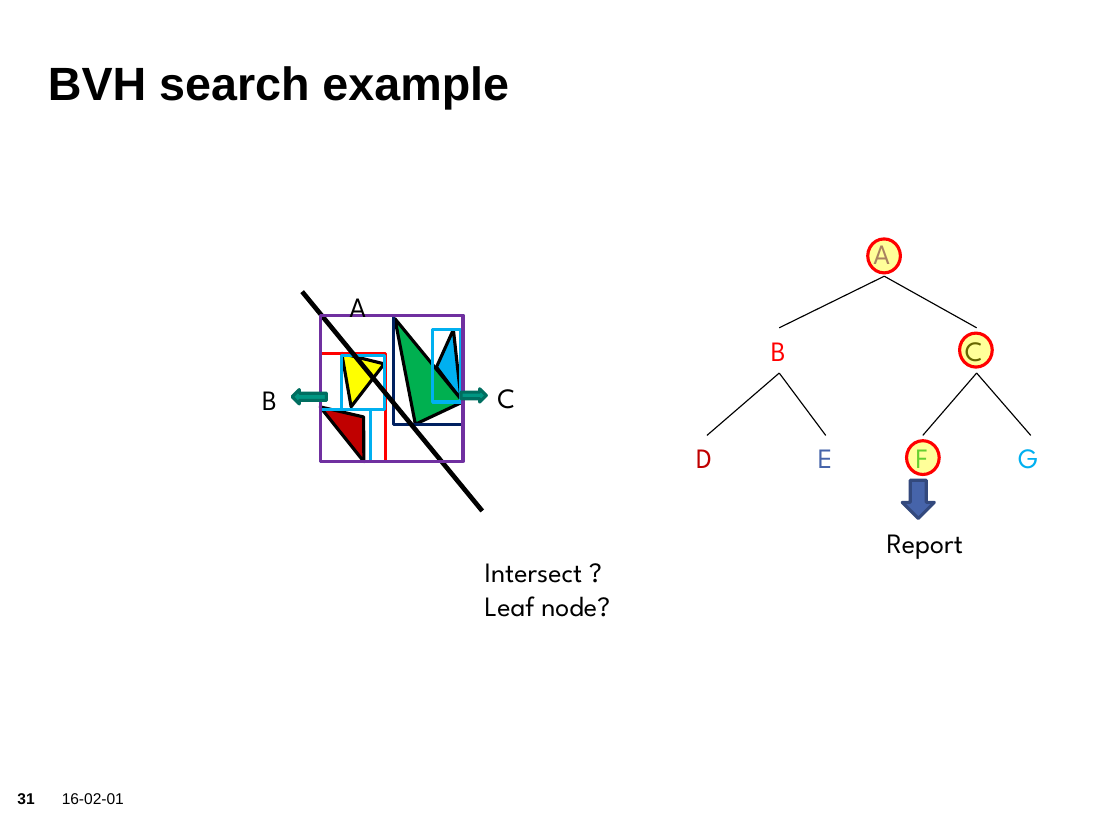
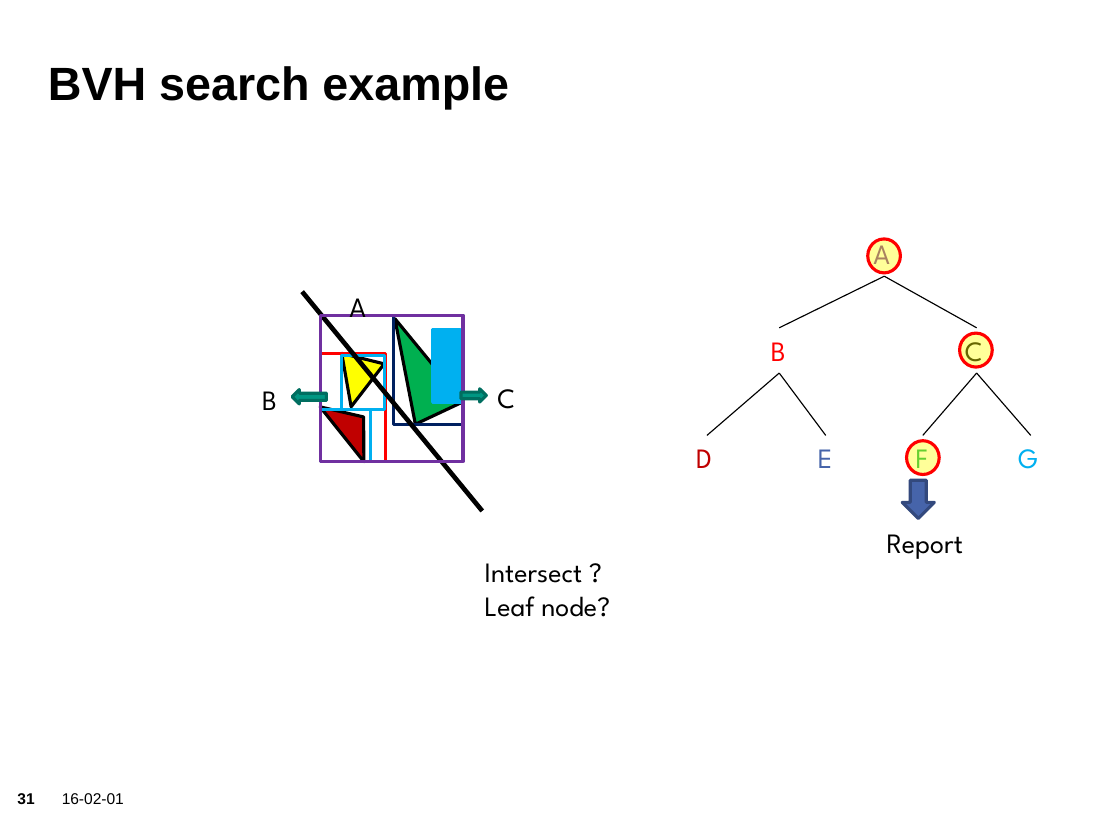
Before and after one commit to sgraf812/compgeom15, a slide deck: slide 31 of presentation/Presentation.pptx. Drawn at 1120x840 pixels with LibreOffice and Linux fonts; fonts in the diff are those of the drawing; background and template pictures are left out. Boxes give left, top, right and bottom in pixels: in the first picture for what was removed or moved away, otherwise in the second. Text is boxed around its words. In the diff, an @@ line names an element or a change of style, - is before the commit and + after.

```diff
--- a/presentation/Presentation.pptx
+++ b/presentation/Presentation.pptx
@@ rectangle at (432, 329, 460, 402): fill none to #00B0F0 @@
```
Also in this commit, not shown: 3 other slides changed, 2 slides added, 1 other file.
